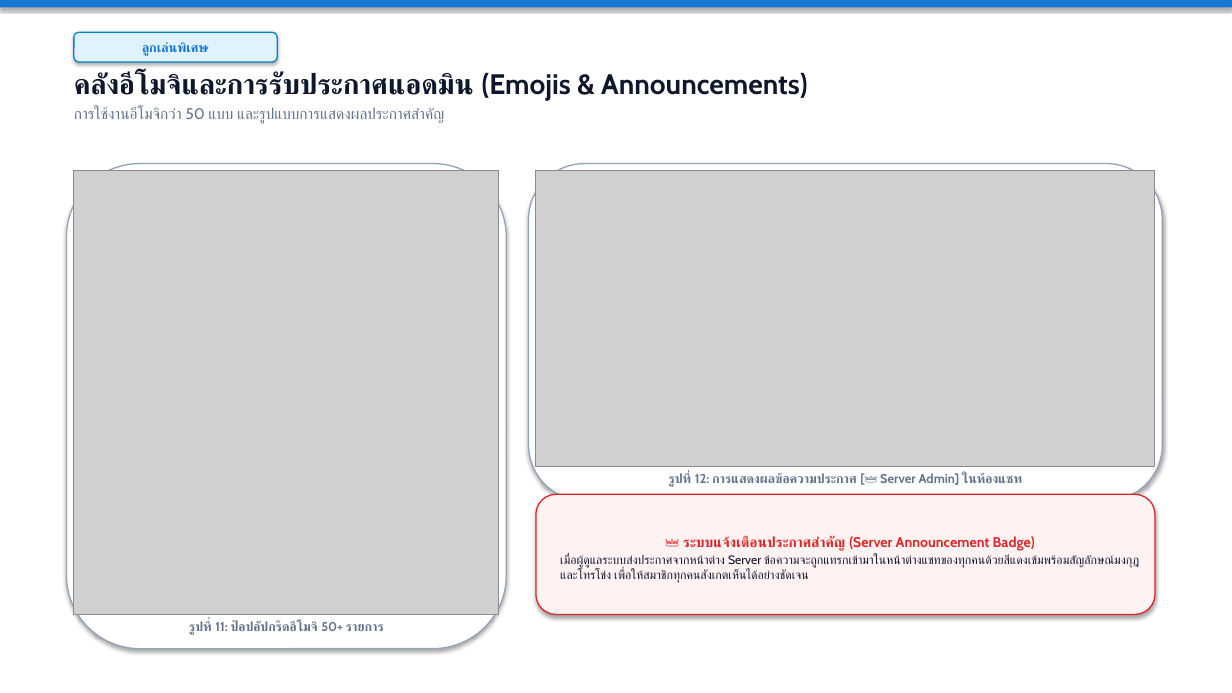
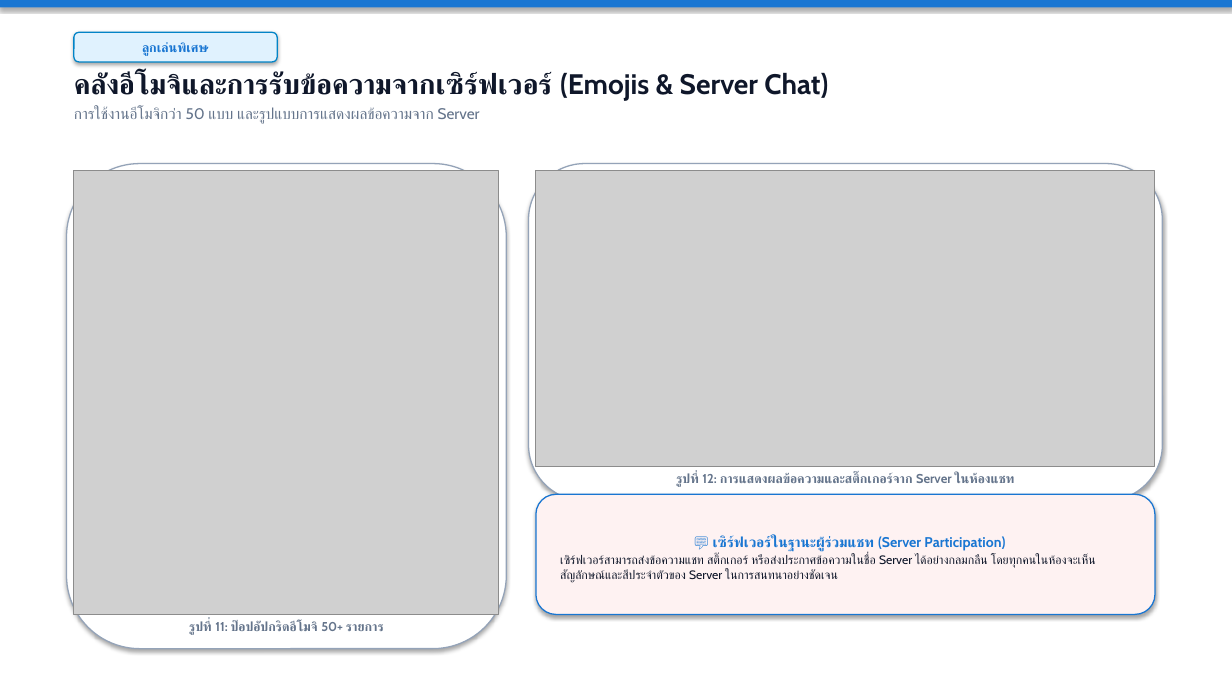
Before and after one commit to jetsada117/network-chat-project, a slide deck: slide 8 of Chat_Application_Manual.pptx (slide 11 before the commit). Drawn at 1232x693 pixels with LibreOffice and Linux fonts; fonts in the diff are those of the drawing; grey boxes stand for pictures. Boxes give left, top, right and bottom in pixels: in the first picture for what was removed or moved away, otherwise in the second. Text is boxed around its words. In the diff, an @@ line names an element or a change of style, - is before the commit and + after.

```diff
--- a/Chat_Application_Manual.pptx
+++ b/Chat_Application_Manual.pptx
@@ text at [74, 72, 828, 124]: text changed @@
-คลังอีโมจิและการรับประกาศแอดมิน (Emojis & Announcements)
-การใช้งานอีโมจิกว่า 50 แบบ และรูปแบบการแสดงผลประกาศสำคัญ
+คลังอีโมจิและการรับข้อความจากเซิร์ฟเวอร์ (Emojis & Server Chat)
+การใช้งานอีโมจิกว่า 50 แบบ และรูปแบบการแสดงผลข้อความจาก Server
@@ text at [676, 473, 1015, 487]: text changed @@
-รูปที่ 12: การแสดงผลข้อความประกาศ [👑 Server Admin] ในห้องแชท
+รูปที่ 12: การแสดงผลข้อความและสติ๊กเกอร์จาก Server ในห้องแชท
@@ rounded rectangle "💬 เซิร์ฟเวอร์ในฐานะผู้ร่วมแชท (Server Participation)" at [536, 494, 1155, 615]: outline #DC2626 1 pt to #1976D2 1 pt @@
@@ text in rounded rectangle at [560, 536, 1096, 583]: text changed @@
-👑 ระบบแจ้งเตือนประกาศสำคัญ (Server Announcement Badge)
-เมื่อผู้ดูแลระบบส่งประกาศจากหน้าต่าง Server ข้อความจะถูกแทรกเข้ามาในหน้าต่างแชทของทุกคนด้วยสีแดงเข้มพร้อมสัญลักษณ์มงกุฎและโทรโข่ง เพื่อให้สมาชิกทุกคนสังเกตเห็นได้อย่างชัดเจน
+💬 เซิร์ฟเวอร์ในฐานะผู้ร่วมแชท (Server Participation)
+เซิร์ฟเวอร์สามารถส่งข้อความแชท สติ๊กเกอร์ หรือส่งประกาศข้อความในชื่อ Server ได้อย่างกลมกลืน โดยทุกคนในห้องจะเห็นสัญลักษณ์และสีประจำตัวของ Server ในการสนทนาอย่างชัดเจน
```
Also in this commit, not shown: 8 other slides changed, 5 slides removed, 22 other files.
